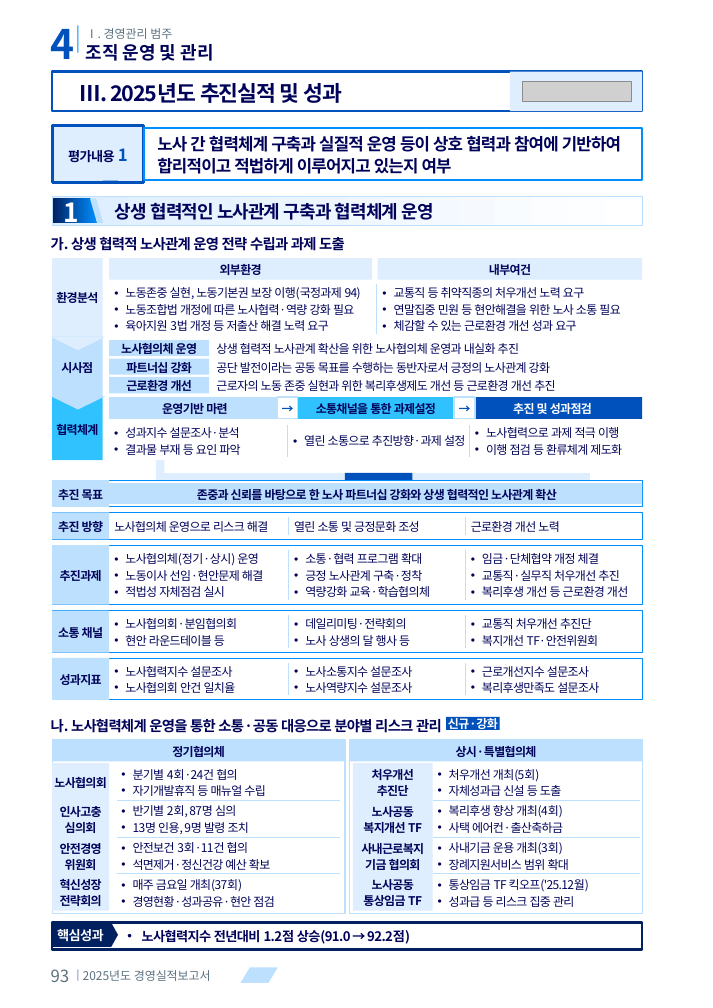
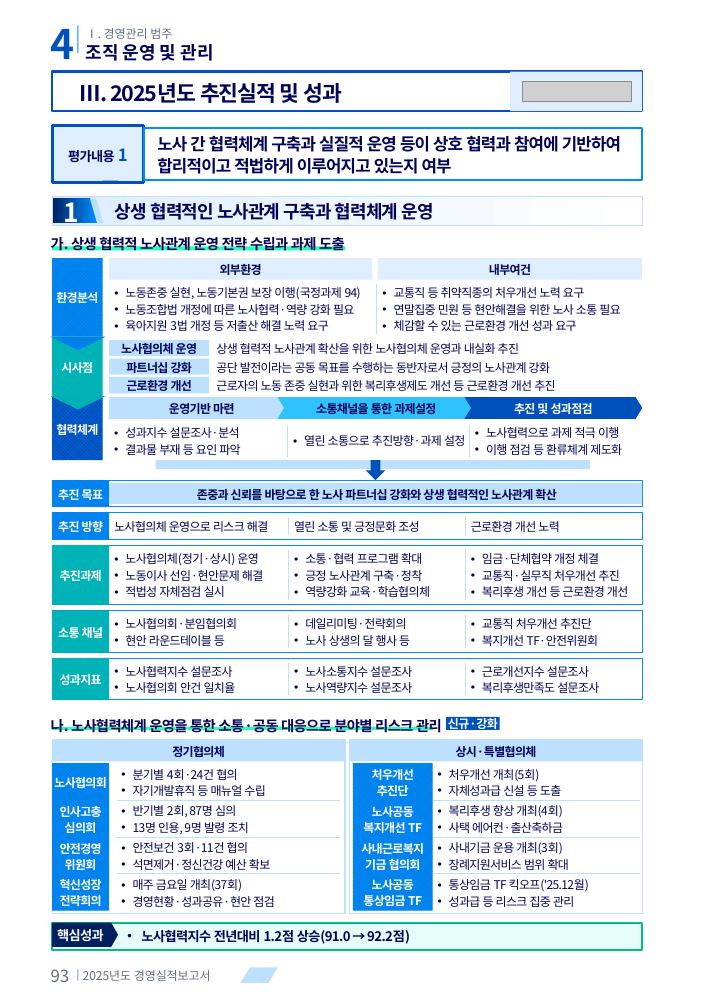
Before and after one commit to khjlsi-creator/claude, a slide deck: slide 1 of korad-경영평가-ppt/KORAD_경영평가_지면_재현_A4세로.pptx. Drawn at 713x1008 pixels with LibreOffice and Linux fonts; fonts in the diff are those of the drawing; grey boxes stand for pictures. Boxes give left, top, right and bottom in pixels: in the first picture for what was removed or moved away, otherwise in the second. Text is boxed around its words. In the diff, an @@ line names an element or a change of style, - is before the commit and + after.

```diff
--- a/korad-경영평가-ppt/KORAD_경영평가_지면_재현_A4세로.pptx
+++ b/korad-경영평가-ppt/KORAD_경영평가_지면_재현_A4세로.pptx
@@ rectangle added at <box>53,247,346,251</box>, fill #29FFBD @@
@@ freeform shape at <box>51,337,106,351</box>: fill #DEEEFF to #0080EA @@
@@ freeform shape at <box>51,397,106,410</box>: fill #BDE0FF to #00B0B4 @@
@@ rectangle "협력체계" at <box>53,397,103,460</box>: text colour #000359 to #FFFFFF; fill #30C2FF to pattern #0A6BE6 on #0051BC @@
@@ pentagon arrow "운영기반 마련": place and size @@
-pentagon arrow "운영기반 마련" at <box>109,397,288,419</box>
+pentagon arrow "운영기반 마련" at <box>109,397,297,419</box>
@@ pentagon arrow "운영기반 마련" at <box>109,397,297,419</box>: rectangle to pentagon arrow @@
@@ chevron "소통채널을 통한 과제설정" at <box>278,397,475,419</box>: rectangle to chevron @@
@@ chevron "소통채널을 통한 과제설정": place and size @@
-chevron "소통채널을 통한 과제설정" at <box>289,397,471,419</box>
+chevron "소통채널을 통한 과제설정" at <box>278,397,475,419</box>
@@ rectangle removed at <box>278,397,297,419</box> @@
-→
@@ rectangle removed at <box>454,397,475,419</box> @@
-→
@@ chevron "추진 및 성과점검": place and size @@
-chevron "추진 및 성과점검" at <box>471,397,642,419</box>
+chevron "추진 및 성과점검" at <box>465,397,642,419</box>
@@ chevron "추진 및 성과점검" at <box>465,397,642,419</box>: rectangle to chevron @@
@@ rectangle: place and size @@
-rectangle at <box>156,460,590,480</box>
+rectangle at <box>156,460,590,469</box>
@@ rectangle at <box>156,460,590,469</box>: fill #DEEEFF to #BDE0FF @@
@@ rectangle added at <box>156,460,163,469</box>, fill #BDE0FF @@
@@ rectangle removed at <box>165,460,590,473</box> @@
@@ rectangle removed at <box>345,472,412,479</box> @@
@@ down arrow added at <box>366,460,385,480</box>, fill #0051BC @@
@@ rectangle added at <box>590,460,590,469</box>, fill #BDE0FF @@
@@ rectangle "추진 목표" at <box>53,480,109,507</box>: text colour #000359 to #FFFFFF; fill #BDE0FF to pattern #0990FF on #0080EA @@
@@ triangle removed at <box>372,480,385,484</box> @@
@@ rectangle "추진 방향" at <box>53,512,109,539</box>: text colour #000359 to #FFFFFF; fill #BDE0FF to pattern #0990FF on #0080EA @@
@@ text colour #000359 to #FFFFFF; fill #BDE0FF to pattern #00BEC2 on #00B0B4 in 4 elements at <box>53,336,103,397</box>, <box>53,545,109,604</box>, <box>53,610,109,653</box>, <box>53,658,109,700</box> @@
@@ rectangle added at <box>53,728,433,730</box>, fill #29FFBD @@
@@ text colour #000359 to #FFFFFF; fill #DEEEFF to pattern #0990FF on #0080EA in 9 elements at <box>53,258,103,336</box>, <box>53,763,109,800</box>, <box>53,800,109,837</box>, <box>53,837,109,874</box>, <box>53,874,109,911</box>, <box>353,763,433,800</box>, <box>353,800,433,837</box>, <box>353,837,433,874</box>, <box>353,874,433,911</box> @@
@@ rectangle at <box>53,923,642,949</box>: fill #FFFFFF to #E6FCF9; outline #002060 2.25 pt to #00BE83 1.5 pt @@
```
Also in this commit, not shown: 4 other slides changed, 8 other files.
